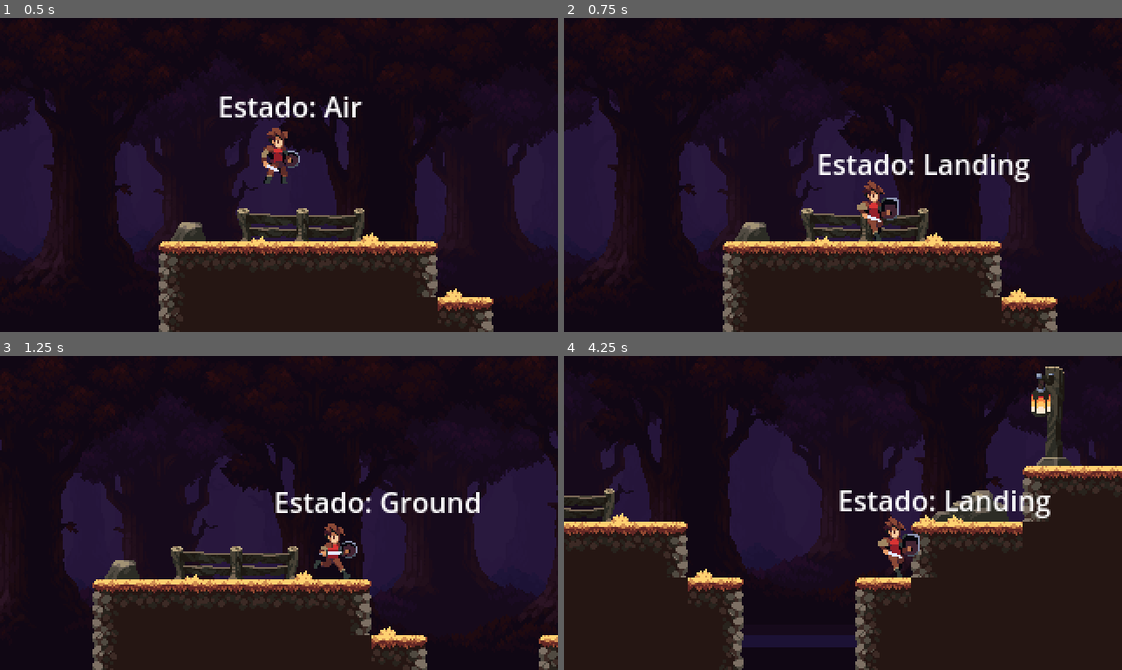
Above: before the commit, frames 1-4 (two rows, left to right).
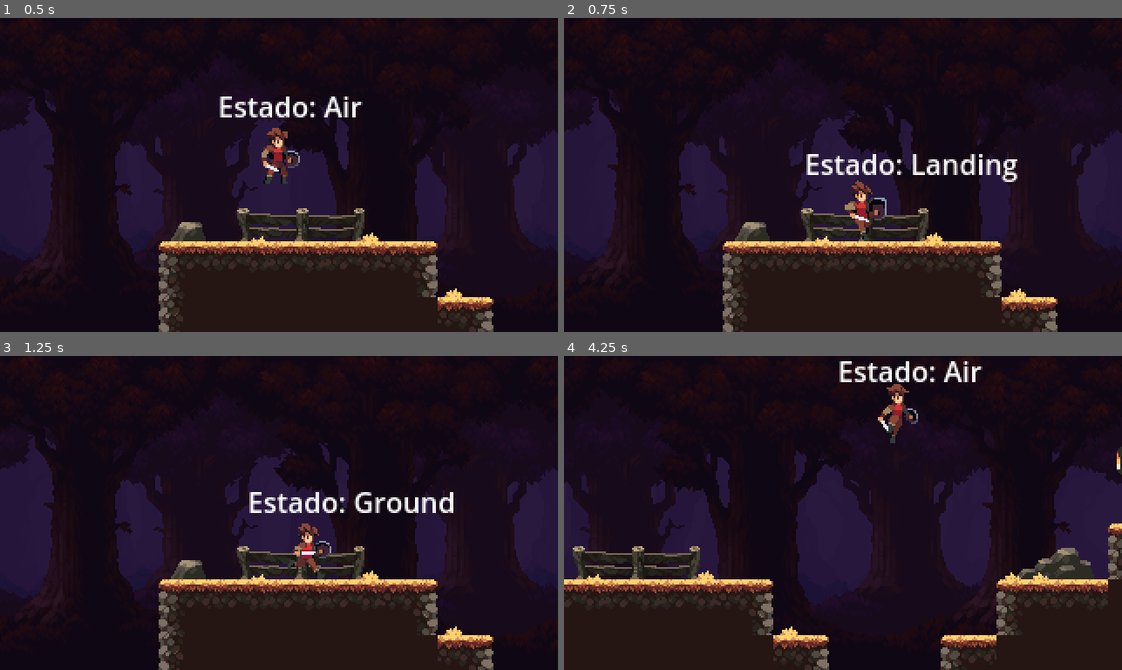
Above: after the commit, the same moments.

Repository: GabrielLuizNasci/DawnForest--Godot4
Game: Godot game, scene res://scenes/management/level.tscn
Two runs of this game, one before a commit and one after it. Both use one fixed random seed, a clock stepped at 60 frames per second and the inputs below. This scene is started directly instead of the project's main scene.
Inputs:
- Up to frame 1 (0.5 s): no input
- Up to frame 2 (0.75 s): hold Right (direita) from 0.53 s (still down); hold Z (ataque) from 0.53 s (still down)
- Up to frame 3 (1.25 s): keep holding Right (direita); keep holding Z (ataque); tap W (salto) at 0.77, 0.8, 1.07 s
- Up to frame 4 (4.25 s): release Z (ataque) at 1.28 s; tap W (salto) at 1.35, 1.52, 1.82, 3.02, 3.32, 3.77, 3.8, 4.07 s; tap Z (ataque) at 1.55, 2.85 s; release Right (direita) at 2.03 s; hold A (esquerda) 2.03-2.78 s; hold W (salto) 2.03-2.78 s; tap S (agachamento) at 2.1 s; hold Right (direita) from 2.78 s (still down); hold Z (ataque) from 3.53 s (still down)

Frame 1 is identical in both runs. In frame 2, 2.8% of the frame differs, in the area x 43-84%, y 43-72%; in frame 3, 28%; in frame 4, 36%, in the area x 0-100%, y 0-100%.
Error before the commit: Invalid assignment of property or key 'disabled' with value of type 'bool' on a base object of type 'null instance'. (res://scripts/player/personagem.gd:79)
Error after the commit: Invalid assignment of property or key 'disabled' with value of type 'bool' on a base object of type 'null instance'. (res://scripts/player/personagem.gd:76)

Commit message:
Criação do Estado de Attaque

Diff:
--- a/scenes/jogador/personagem.tscn
+++ b/scenes/jogador/personagem.tscn
@@ -7,6 +7,7 @@
 [ext_resource type="Script" path="res://scripts/player/airState.gd" id="5_elrs5"]
 [ext_resource type="Script" path="res://scripts/player/landingState.gd" id="6_14cor"]
 [ext_resource type="Script" path="res://scripts/player/nomeEstados.gd" id="7_beyfo"]
+[ext_resource type="Script" path="res://scripts/player/attackState.gd" id="7_tt3ds"]
 
 [sub_resource type="RectangleShape2D" id="RectangleShape2D_mae5k"]
 size = Vector2(17, 32)
@@ -60,6 +61,110 @@
 "transitions": PackedFloat32Array(1),
 "update": 1,
 "values": [ExtResource("2_et11b")]
+}
+
+[sub_resource type="Animation" id="Animation_nyvg2"]
+resource_name = "ataque1"
+length = 0.6
+tracks/0/type = "value"
+tracks/0/imported = false
+tracks/0/enabled = true
+tracks/0/path = NodePath("Sprite2D:texture")
+tracks/0/interp = 1
+tracks/0/loop_wrap = true
+tracks/0/keys = {
+"times": PackedFloat32Array(0),
+"transitions": PackedFloat32Array(1),
+"update": 1,
+"values": [ExtResource("2_et11b")]
+}
+tracks/1/type = "value"
+tracks/1/imported = false
+tracks/1/enabled = true
+tracks/1/path = NodePath("Sprite2D:hframes")
+tracks/1/interp = 1
+tracks/1/loop_wrap = true
+tracks/1/keys = {
+"times": PackedFloat32Array(0),
+"transitions": PackedFloat32Array(1),
+"update": 1,
+"values": [8]
+}
+tracks/2/type = "value"
+tracks/2/imported = false
+tracks/2/enabled = true
+tracks/2/path = NodePath("Sprite2D:vframes")
+tracks/2/interp = 1
+tracks/2/loop_wrap = true
+tracks/2/keys = {
+"times": PackedFloat32Array(0),
+"transitions": PackedFloat32Array(1),
+"update": 1,
+"values": [11]
+}
+tracks/3/type = "value"
+tracks/3/imported = false
+tracks/3/enabled = true
+tracks/3/path = NodePath("Sprite2D:frame")
+tracks/3/interp = 1
+tracks/3/loop_wrap = true
+tracks/3/keys = {
+"times": PackedFloat32Array(0, 0.0333333, 0.0666667, 0.133333, 0.2, 0.233333, 0.3, 0.4, 0.5),
+"transitions": PackedFloat32Array(1, 1, 1, 1, 1, 1, 1, 1, 1),
+"update": 1,
+"values": [9, 9, 9, 9, 9, 10, 11, 12, 13]
+}
+
+[sub_resource type="Animation" id="Animation_ac1rq"]
+resource_name = "ataque2"
+length = 0.4
+tracks/0/type = "value"
+tracks/0/imported = false
+tracks/0/enabled = true
+tracks/0/path = NodePath("Sprite2D:texture")
+tracks/0/interp = 1
+tracks/0/loop_wrap = true
+tracks/0/keys = {
+"times": PackedFloat32Array(0),
+"transitions": PackedFloat32Array(1),
+"update": 1,
+"values": [ExtResource("2_et11b")]
+}
+tracks/1/type = "value"
+tracks/1/imported = false
+tracks/1/enabled = true
+tracks/1/path = NodePath("Sprite2D:hframes")
+tracks/1/interp = 1
+tracks/1/loop_wrap = true
+tracks/1/keys = {
+"times": PackedFloat32Array(0),
+"transitions": PackedFloat32Array(1),
+"update": 1,
+"values": [8]
+}
+tracks/2/type = "value"
+tracks/2/imported = false
+tracks/2/enabled = true
+tracks/2/path = NodePath("Sprite2D:vframes")
+tracks/2/interp = 1
+tracks/2/loop_wrap = true
+tracks/2/keys = {
+"times": PackedFloat32Array(0),
+"transitions": PackedFloat32Array(1),
+"update": 1,
+"values": [11]
+}
+tracks/3/type = "value"
+tracks/3/imported = false
+tracks/3/enabled = true
+tracks/3/path = NodePath("Sprite2D:frame")
+tracks/3/interp = 1
+tracks/3/loop_wrap = true
+tracks/3/keys = {
+"times": PackedFloat32Array(0, 0.133333, 0.3),
+"transitions": PackedFloat32Array(1, 1, 1),
+"update": 1,
+"values": [13, 14, 15]
 }
 
 [sub_resource type="Animation" id="Animation_yry6m"]
@@ -382,6 +487,8 @@
 [sub_resource type="AnimationLibrary" id="AnimationLibrary_6v6mg"]
 _data = {
 "RESET": SubResource("Animation_vkym1"),
+"ataque1": SubResource("Animation_nyvg2"),
+"ataque2": SubResource("Animation_ac1rq"),
 "aterrissar": SubResource("Animation_yry6m"),
 "corrida": SubResource("Animation_li6ul"),
 "idle": SubResource("Animation_24xje"),
@@ -408,6 +515,12 @@
 blend_point_2/pos = -1.0
 blend_mode = 1
 
+[sub_resource type="AnimationNodeAnimation" id="AnimationNodeAnimation_x2j7i"]
+animation = &"ataque1"
+
+[sub_resource type="AnimationNodeAnimation" id="AnimationNodeAnimation_1gpqt"]
+animation = &"ataque2"
+
 [sub_resource type="AnimationNodeAnimation" id="AnimationNodeAnimation_jb2ew"]
 animation = &"aterrissar"
 
@@ -437,12 +550,24 @@
 [sub_resource type="AnimationNodeStateMachineTransition" id="AnimationNodeStateMachineTransition_1mwh6"]
 
 [sub_resource type="AnimationNodeStateMachineTransition" id="AnimationNodeStateMachineTransition_dtbl8"]
+
+[sub_resource type="AnimationNodeStateMachineTransition" id="AnimationNodeStateMachineTransition_c8efe"]
+
+[sub_resource type="AnimationNodeStateMachineTransition" id="AnimationNodeStateMachineTransition_mrfv1"]
+
+[sub_resource type="AnimationNodeStateMachineTransition" id="AnimationNodeStateMachineTransition_vay7n"]
+
+[sub_resource type="AnimationNodeStateMachineTransition" id="AnimationNodeStateMachineTransition_4gx7g"]
 
 [sub_resource type="AnimationNodeStateMachine" id="AnimationNodeStateMachine_73avw"]
 states/End/position = Vector2(742, 114)
 states/Mover/node = SubResource("AnimationNodeBlendSpace1D_i2icx")
 states/Mover/position = Vector2(358, 114)
 states/Start/position = Vector2(198, 114)
+states/ataque1/node = SubResource("AnimationNodeAnimation_x2j7i")
+states/ataque1/position = Vector2(358, 197.84)
+states/ataque2/node = SubResource("AnimationNodeAnimation_1gpqt")
+states/ataque2/position = Vector2(533, 197.84)
 states/aterrissar/node = SubResource("AnimationNodeAnimation_jb2ew")
 states/aterrissar/position = Vector2(547, 114)
 states/queda/node = SubResource("AnimationNodeAnimation_vf1mm")
@@ -451,8 +576,8 @@
 states/salto/position = Vector2(358, -3)
 states/salto_duplo/node = SubResource("AnimationNodeAnimation_3y52r")
 states/salto_duplo/position = Vector2(473, -65.8402)
-transitions = ["Start", "Mover", SubResource("AnimationNodeS …(467 unchanged characters)… mationNodeStateMachineTransition_dtbl8")]
-graph_offset = Vector2(0, -94.8402)
+transitions = ["Start", "Mover", SubResource("AnimationNodeS …(467 unchanged characters)… mationNodeStateMachineTransition_dtbl8"), "Mover", "ataque1", SubResource("AnimationNodeStateMachineTransition_c8efe"), "ataque1", "ataque2", SubResource("AnimationNodeStateMachineTransition_mrfv1"), "ataque1", "Mover", SubResource("AnimationNodeStateMachineTransition_vay7n"), "ataque2", "Mover", SubResource("AnimationNodeStateMachineTransition_4gx7g")]
+graph_offset = Vector2(0, 29.8401)
 
 [node name="CharacterBody2D" type="CharacterBody2D"]
 script = ExtResource("1_akeik")
@@ -495,9 +620,10 @@
 animation_tree = NodePath("../AnimationTree")
 current_state = NodePath("Ground")
 
-[node name="Ground" type="Node" parent="CharacterStateMachine" node_paths=PackedStringArray("air_state")]
+[node name="Ground" type="Node" parent="CharacterStateMachine" node_paths=PackedStringArray("air_state", "attack_state")]
 script = ExtResource("4_fgeto")
 air_state = NodePath("../Air")
+attack_state = NodePath("../Attack")
 
 [node name="Air" type="Node" parent="CharacterStateMachine" node_paths=PackedStringArray("landing_state")]
 script = ExtResource("5_elrs5")
@@ -506,6 +632,11 @@
 [node name="Landing" type="Node" parent="CharacterStateMachine" node_paths=PackedStringArray("ground_state")]
 script = ExtResource("6_14cor")
 ground_state = NodePath("../Ground")
+can_move = false
+
+[node name="Attack" type="Node" parent="CharacterStateMachine"]
+script = ExtResource("7_tt3ds")
+can_move = false
 
 [node name="NomeEstados" type="Label" parent="." node_paths=PackedStringArray("state_machine")]
 offset_left = -35.0
--- /dev/null
+++ b/scripts/player/attackState.gd
@@ -0,0 +1,13 @@
+extends State
+
+class_name AttackState
+
+
+# Called when the node enters the scene tree for the first time.
+func _ready():
+	pass # Replace with function body.
+
+
+# Called every frame. 'delta' is the elapsed time since the previous frame.
+func _process(delta):
+	pass
--- a/scripts/player/groundState.gd
+++ b/scripts/player/groundState.gd
@@ -3,8 +3,14 @@
 class_name GroundState
 
 @export var jump_speed = -180.0
-@export var air_state = State
+
+#Estados
+@export var air_state: State
+@export var attack_state: State
+
+#Animações
 @export var animacao_salto: String = "salto"
+@export var animacao_ataque: String = "ataque1"
 
 var jump_cont: int = 0
 
@@ -15,8 +21,14 @@
 func state_input(event: InputEvent):
 	if(event.is_action_pressed("salto")):
 		salto()
+	if(event.is_action_pressed("ataque")):
+		ataque()
 
 func salto():
 	character.velocity.y = jump_speed
 	next_state = air_state
 	playback.travel(animacao_salto)
+
+func ataque():
+	next_state = attack_state
+	playback.travel(animacao_ataque)
--- a/scripts/player/personagem.gd
+++ b/scripts/player/personagem.gd
@@ -61,9 +61,6 @@
 		saude = 0
 		print("Jogador Morto")
 
-func on_landed():
-	$AnimatedSprite2D.play("aterrissar")
-
 func controle_movimento_horizontal() -> void:
 	var input_direction: float = Input.get_action_strength("direita") - Input.get_action_strength("esquerda")
 
Not shown: 1 places in scenes/jogador/personagem.tscn that only renumber resources
